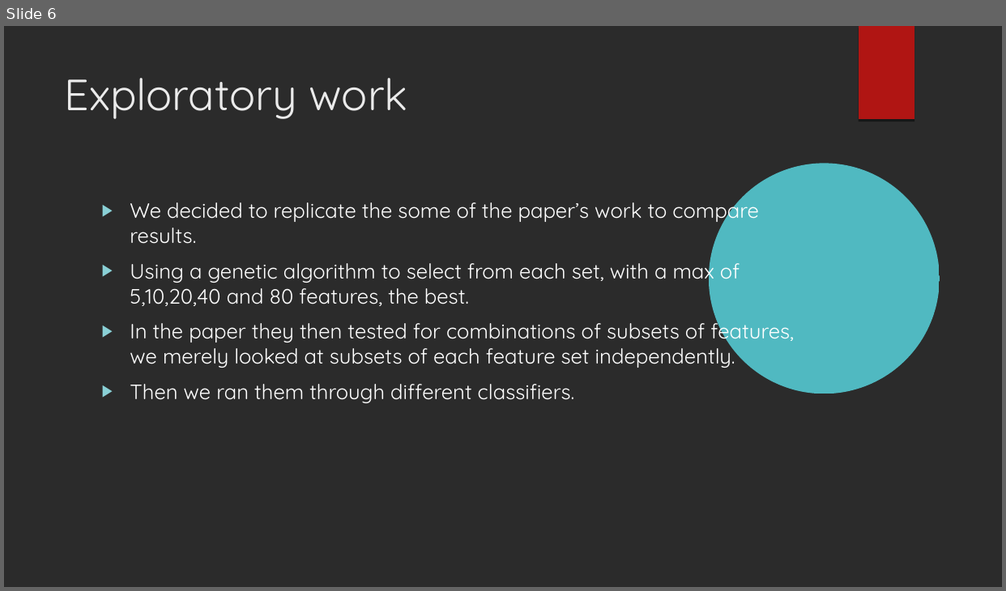
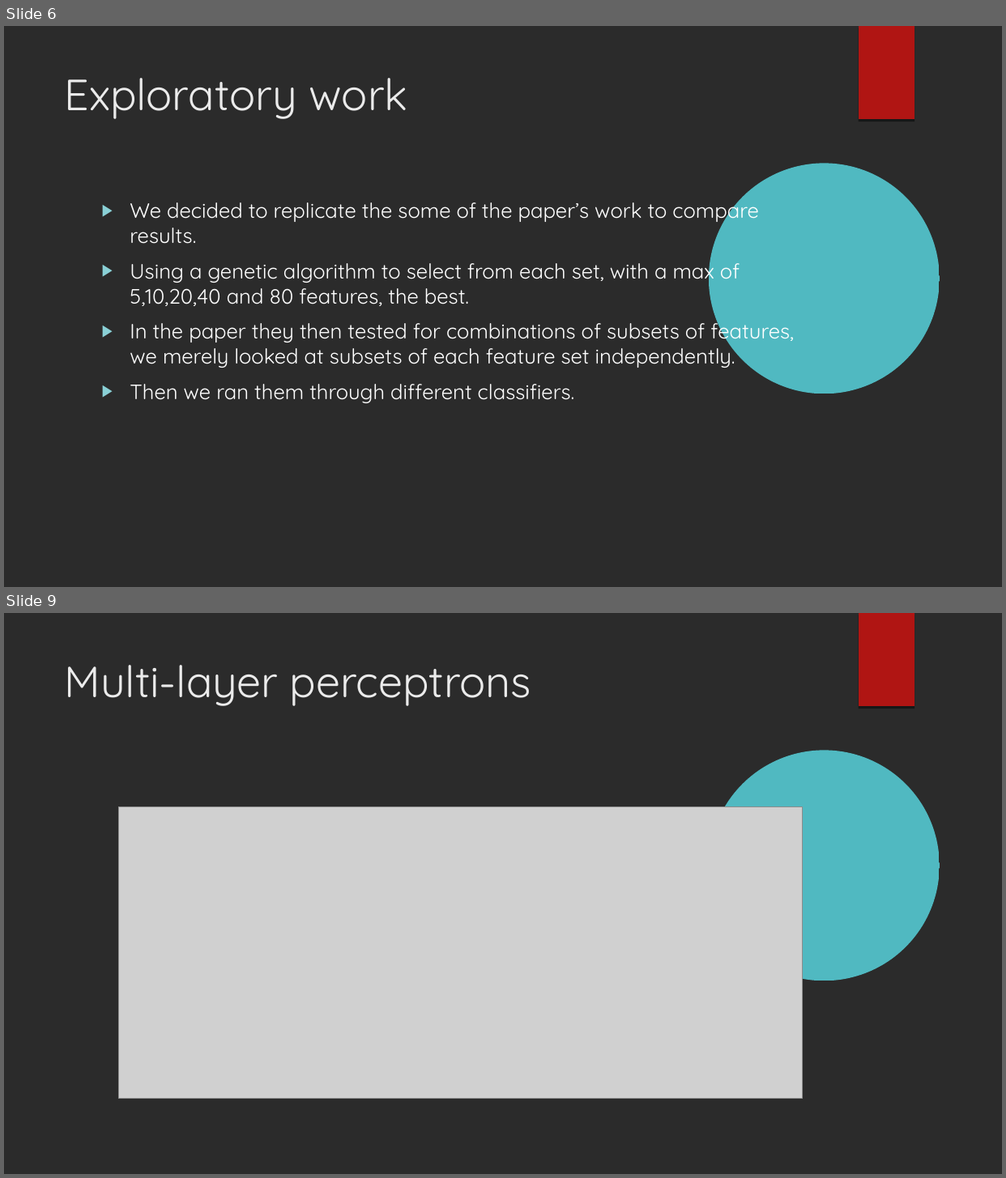
Before and after one commit to xaviersantos/dm, a slide deck: project_last/presentation.odp. Shown one above the other, each under a label of ours: slide 6 before the commit, slides 6 and 9 after it; the slides between them are not shown. The pictures are 1006x591 and 1006x1178 pixels, drawn with LibreOffice and Linux fonts; fonts in the diff are those of the drawing; grey boxes stand for pictures; background and template pictures are left out; a plain dark background stands for a picture behind light text. Boxes give left, top, right and bottom in pixels: in the first picture for what was removed or moved away, otherwise in the second. Text is boxed around its words. In the diff, an @@ line names an element or a change of style, - is before the commit and + after.

```diff
--- a/project_last/presentation.odp
+++ b/project_last/presentation.odp
@@ slide 9 added at bbox=[4, 613, 1002, 1174], background picture (left out); not listed: 2 template elements that a slide beside it also shows @@
@@ title added at bbox=[65, 665, 531, 706], 42 pt, text #EBEBEB @@
+Multi-layer perceptrons
@@ picture added at bbox=[118, 807, 803, 1098] @@
```
Also in this commit, not shown: 2 slides changed, 5 other slides added, 6 slides removed.
